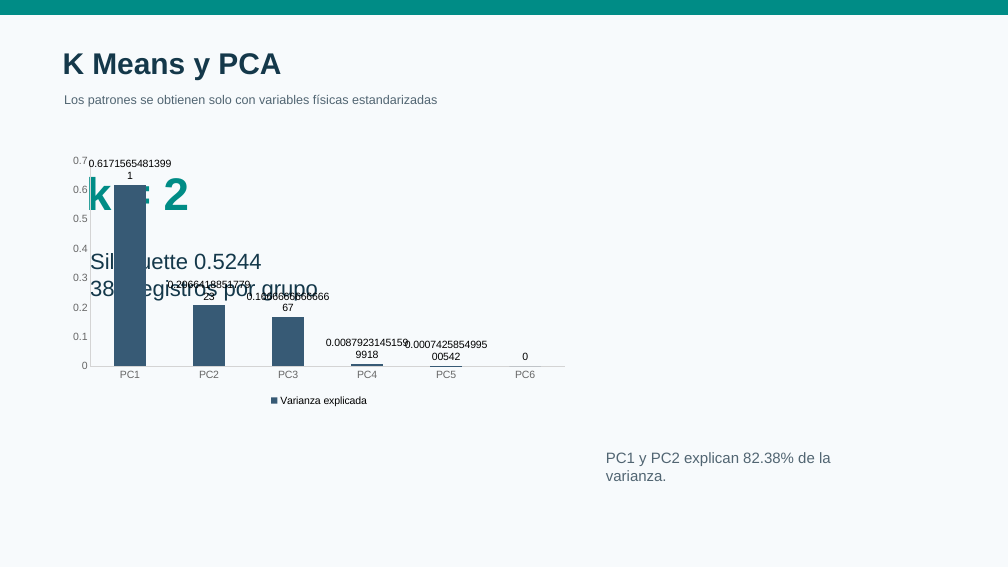
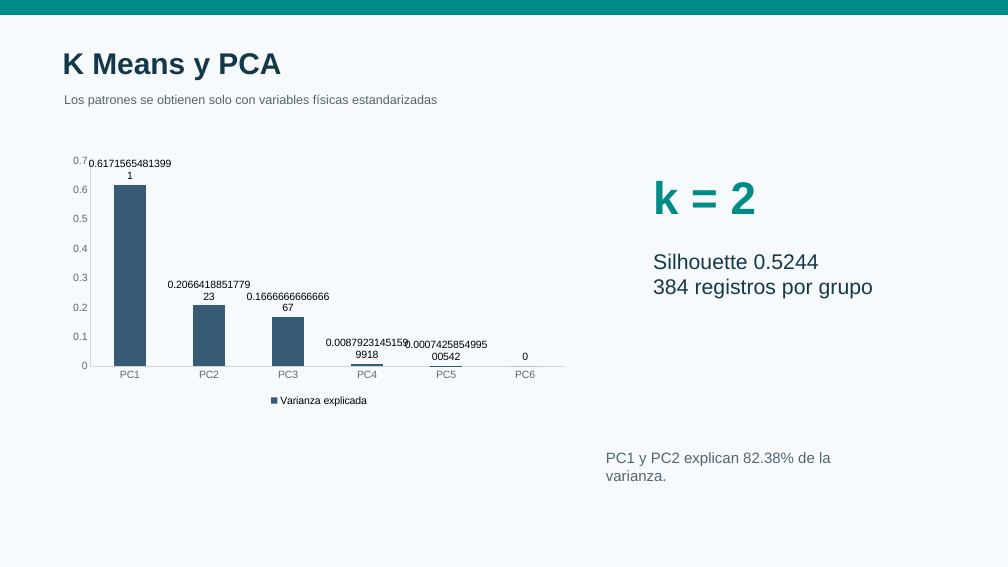
Before and after one commit to UlisesGC26/REC_ECBD_2026_Gonzalez_Ulises, a slide deck: slide 8 of docs/Defensa_Proyecto_Mejorada.pptx. Drawn at 1008x567 pixels with LibreOffice and Linux fonts; fonts in the diff are those of the drawing. Boxes give left, top, right and bottom in pixels: in the first picture for what was removed or moved away, otherwise in the second. Text is boxed around its words. In the diff, an @@ line names an element or a change of style, - is before the commit and + after.

Commit message:
Corrige distribución de la diapositiva K Means y PCA

```diff
--- a/docs/Defensa_Proyecto_Mejorada.pptx
+++ b/docs/Defensa_Proyecto_Mejorada.pptx
@@ text "k = 2" rewrapped from [86, 177, 189, 219] to [653, 181, 756, 214] @@
@@ text "Silhouette 0.5244": place and size @@
-text "Silhouette 0.5244" at [90, 252, 261, 301]
+text "Silhouette 0.5244" at [653, 253, 873, 299]
@@ text "Silhouette 0.5244" at [653, 253, 873, 299]: size 21 to 20.2 pt @@
```
